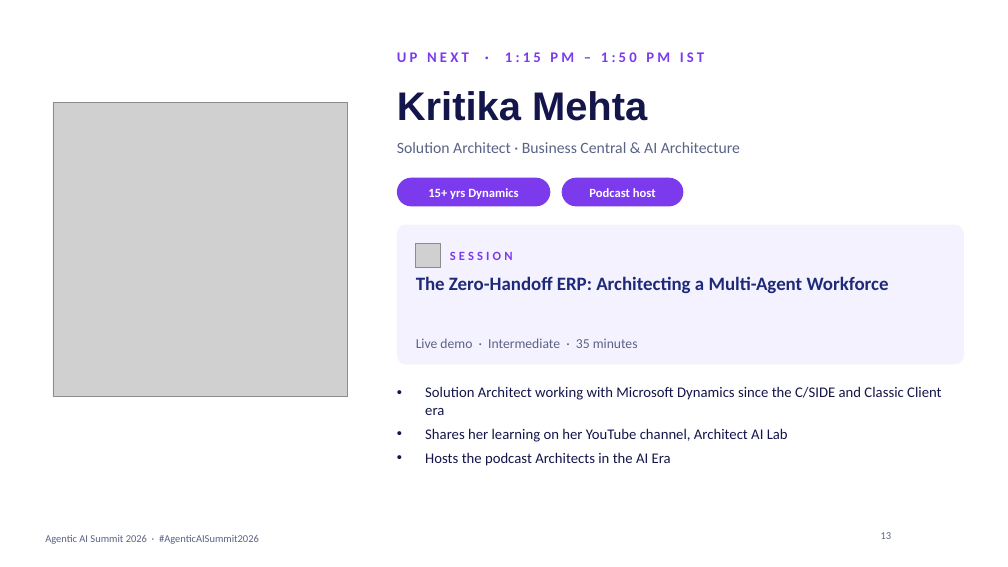
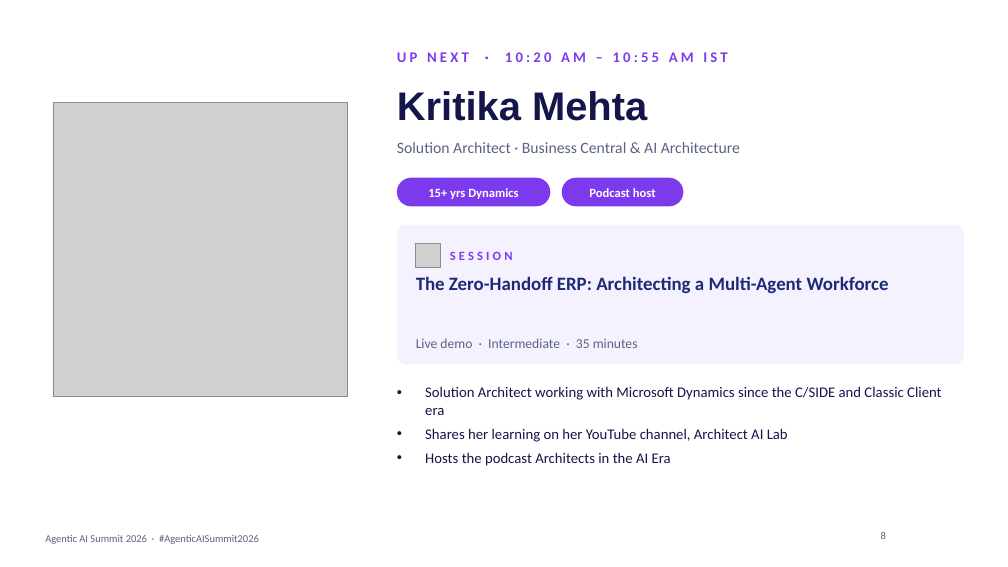
Before and after one commit to prathapm14/agentic-ai-summit-2026, a slide deck: slide 8 of slides/agentic-ai-summit-2026-host-deck.pptx (slide 13 before the commit). Drawn at 1008x567 pixels with LibreOffice and Linux fonts; fonts in the diff are those of the drawing; grey boxes stand for pictures; background and template pictures are left out. Boxes give left, top, right and bottom in pixels: in the first picture for what was removed or moved away, otherwise in the second. Text is boxed around its words. In the diff, an @@ line names an element or a change of style, - is before the commit and + after.

```diff
--- a/slides/agentic-ai-summit-2026-host-deck.pptx
+++ b/slides/agentic-ai-summit-2026-host-deck.pptx
@@ text at (397,52,727,62): text changed @@
-UP NEXT · 1:15 PM – 1:50 PM IST
+UP NEXT · 10:20 AM – 10:55 AM IST
@@ page number at (881,532,886,539): text changed @@
-13
+8
```
Also in this commit, not shown: 9 other slides changed, 25 other files.
